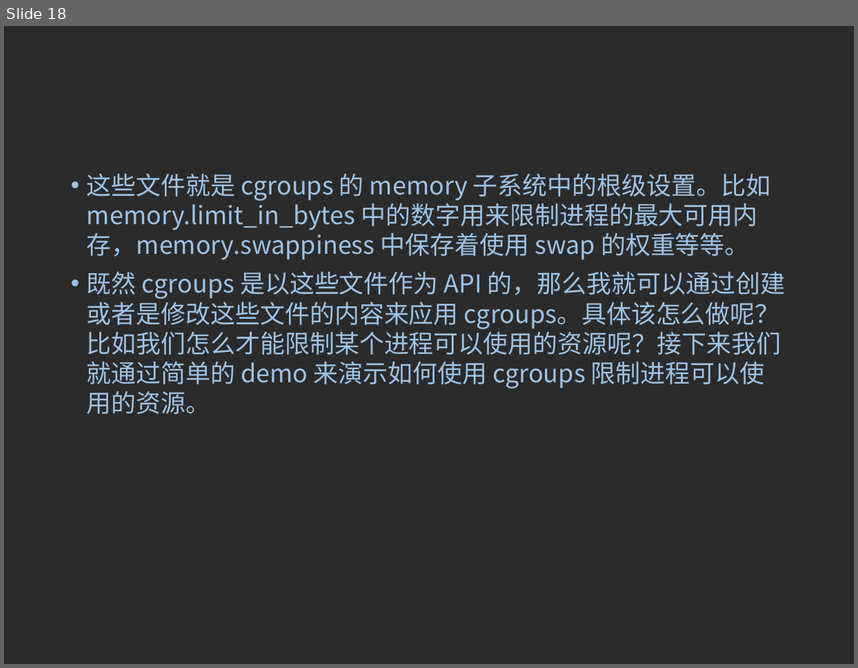
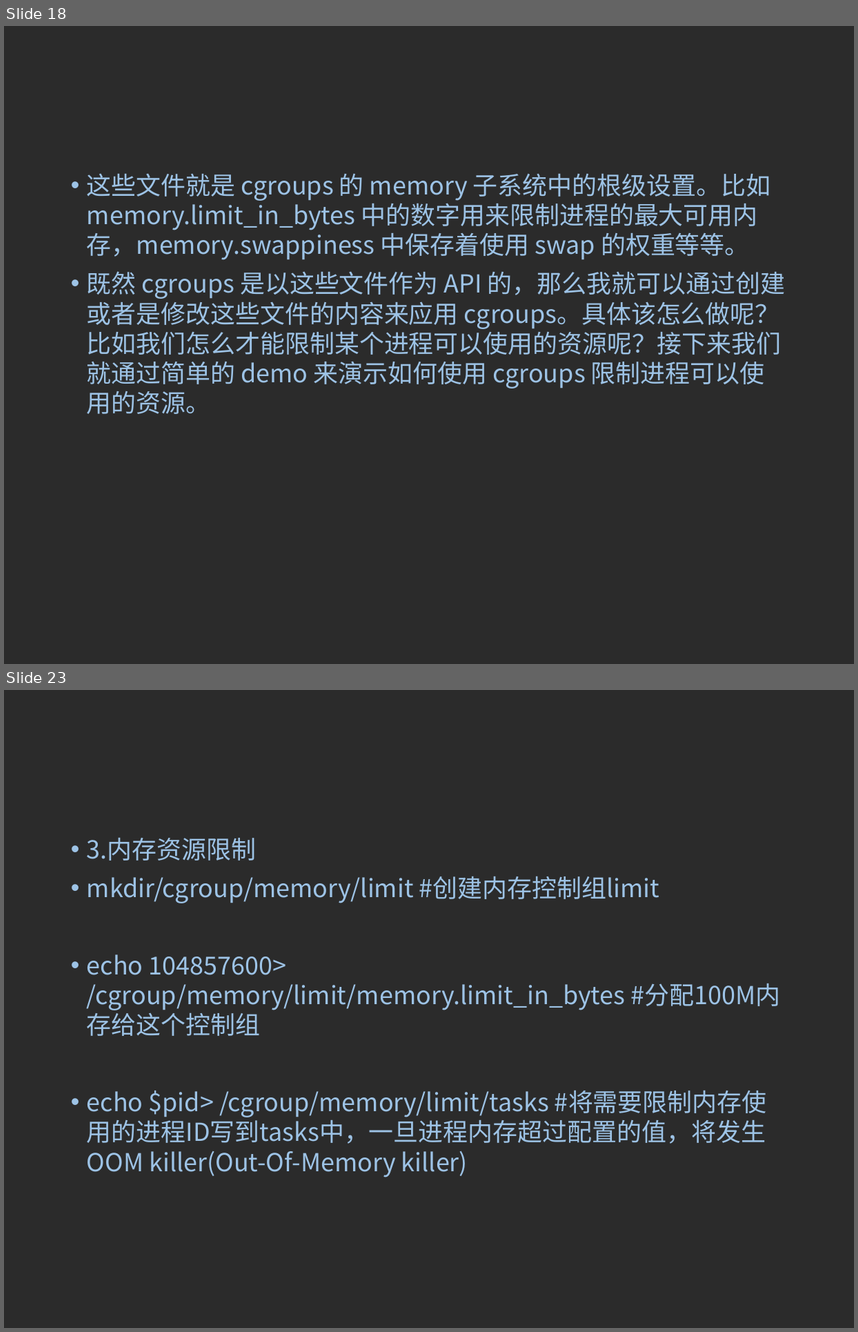
Before and after one commit to 15905100791/learning-records, a slide deck: Cgroups/CGroups简介.ppt. Shown one above the other, each under a label of ours: slide 18 before the commit, slides 18 and 23 after it; the slides between them are not shown. The pictures are 858x668 and 858x1332 pixels, drawn with LibreOffice and Linux fonts; fonts in the diff are those of the drawing; background and template pictures are left out; a plain dark background stands for a picture behind light text. Boxes give left, top, right and bottom in pixels: in the first picture for what was removed or moved away, otherwise in the second. Text is boxed around its words. In the diff, an @@ line names an element or a change of style, - is before the commit and + after.

```diff
--- a/Cgroups/CGroups简介.ppt
+++ b/Cgroups/CGroups简介.ppt
@@ slide 23 added at box(4, 690, 854, 1328), background picture (left out) @@
@@ text added at box(87, 838, 781, 1177), 21 pt, text #9DC3E6 @@
+• 3.内存资源限制
+• mkdir/cgroup/memory/limit #创建内存控制组limit
+• echo 104857600> /cgroup/memory/limit/memory.limit_in_bytes #分配100M内存给这个控制组
+• echo $pid> /cgroup/memory/limit/tasks #将需要限制内存使用的进程ID写到tasks中，一旦进程内存超过配置的值，将发生OOM killer(Out-Of-Memory killer)
```
Also in this commit, not shown: 1 slide changed, 16 other slides added, 3 slides removed, 3 other files.
